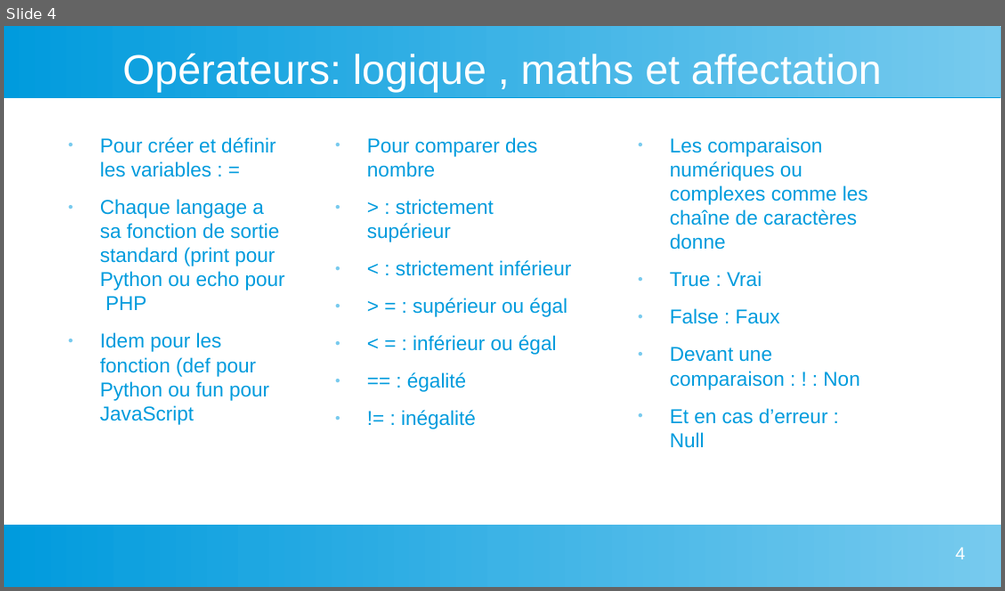
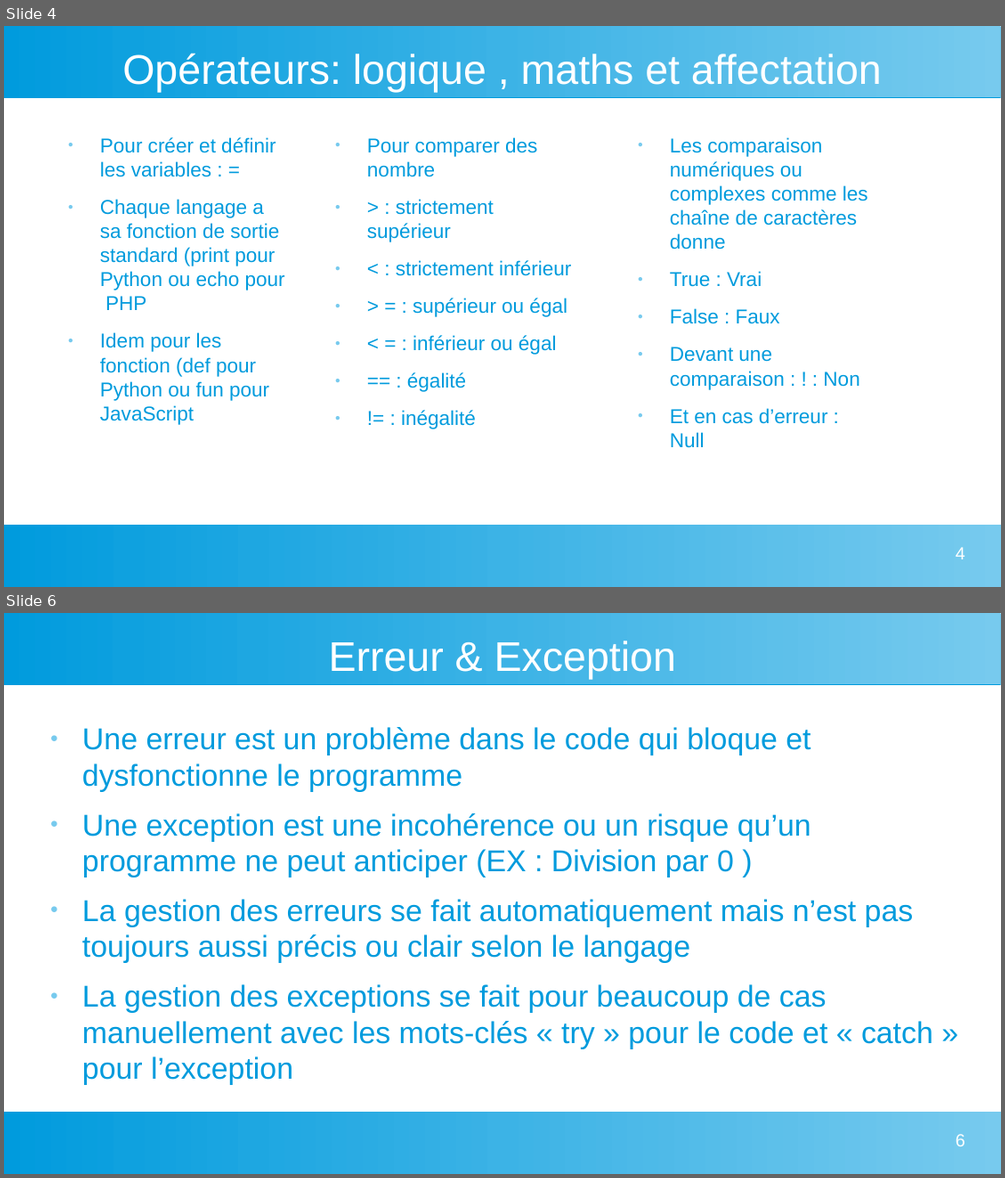
Before and after one commit to CharlieLabat/cours-base-prog-par-cl, a slide deck: BaseInfoEtAlgo/PresentationInfoEtAlgo.odp. Shown one above the other, each under a label of ours: slide 4 before the commit, slides 4 and 6 after it; the slides between them are not shown. The pictures are 1005x591 and 1005x1178 pixels, drawn with LibreOffice and Linux fonts; fonts in the diff are those of the drawing. Boxes give left, top, right and bottom in pixels: in the first picture for what was removed or moved away, otherwise in the second. Text is boxed around its words. In the diff, an @@ line names an element or a change of style, - is before the commit and + after.

```diff
--- a/BaseInfoEtAlgo/PresentationInfoEtAlgo.odp
+++ b/BaseInfoEtAlgo/PresentationInfoEtAlgo.odp
@@ slide 6 added at <box>4,613,1001,1174</box>, background #FFFFFF; not listed: 2 template elements that a slide beside it also shows @@
@@ title added at <box>329,641,676,679</box>, 33 pt, text #FFFFFF @@
+Erreur & Exception
@@ text added at <box>82,727,933,1085</box>, 24 pt, text #009BDD @@
+● Une erreur est un problème dans le code qui bloque et dysfonctionne le programme
+● Une exception est une incohérence ou un risque qu’un programme ne peut anticiper (EX : Division par 0 )
+● La gestion des erreurs se fait automatiquement mais n’est pas toujours aussi précis ou clair selon le langage
+● La gestion des exceptions se fait pour beaucoup de cas manuellement avec les mots-clés « try » pour le code et « catch » pour l’exception
@@ page number added at <box>955,1134,965,1146</box>, 14 pt, text #FFFFFF @@
+6
```
Also in this commit, not shown: 1 slide changed, 2 other slides added, 3 other files.
